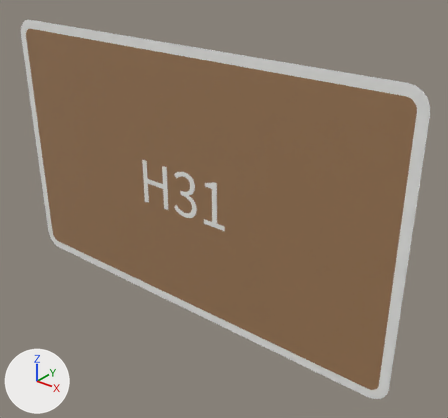
Before and after pictures for a commit that changed the glTF model panneaux/20_H_tourisme_culture/H31.glb.
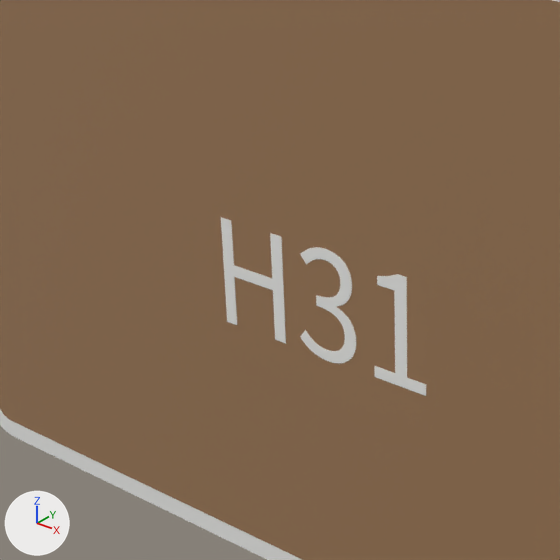
There are two pictures of each version: one whole from a camera (50 mm lens) standing at (0.814, -0.876, 0.532) and looking at (0.081, 0.041, -0.036), one close up on the part from 12% to 62% of the width and 17% to 71% of the height. The lights are fixed; the arrows at lower left show +X, +Y and +Z. The older version's two pictures come first. Where no turn or scale is listed for an object, it has been applied to the vertices. Vertices at exactly the same position are counted once.

Names of what the first close-up shows: 'H31_cadre00', 'H31_fond01', 'H31_txt02'.
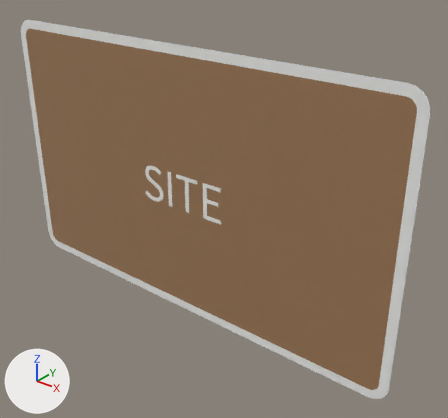
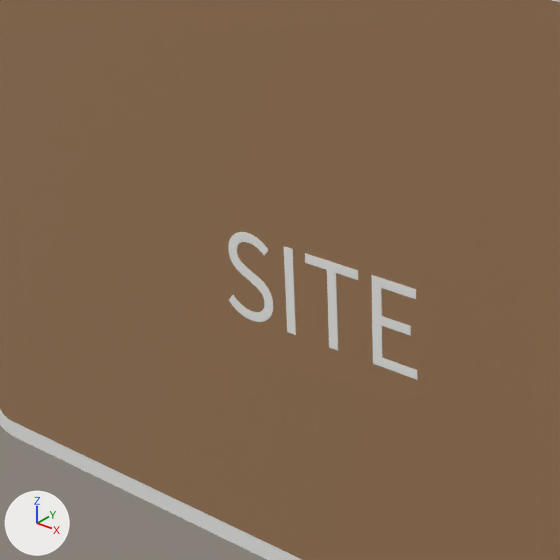
The change, as a list of edits to the scene's bpy script:
```text
Change me_t_1685:
    used by ob_h31_txt02; location = (0.0, -0.0023, 0.0)
    remove me_t_1685.from_pydata(...)  # 364 vertices, 716 faces; spans x -0.112..0.117, y 0.0, z -0.061..0.042
    add me_t_1685.from_pydata(...)  # 344 vertices, 672 faces; spans x -0.108..0.107, y 0.0, z -0.049..0.034
    me_t_1685 part 1: a new loose piece, a box spanning x -0.03727..-0.02723, y -0.0002..0.0002, z -0.04759..0.03241, in mat_blanc_retro (white #f3f3f1)
    me_t_1685 part 2: the loose piece of 296 vertices spanning x -0.022..0.042, y 0.0, z -0.061..0.042 is rebuilt with 16 vertices and now spans x -0.013..0.046, y 0.0, z -0.048..0.032
    me_t_1685 part 3: the loose piece of 44 vertices spanning x 0.062..0.117, y 0.0, z -0.059..0.041 is rebuilt with 24 vertices and now spans x 0.06..0.107, y 0.0, z -0.048..0.032
    me_t_1685 part 4: 22 vertices removed from x -0.112..-0.04, y 0.0, z -0.059..0.041; 294 vertices added at x -0.108..-0.053, y 0.0, z -0.049..0.034
```

Changed parts and their boxes (x1, y1, x2, y2) in the close-ups (560 x 560 px):
'H31_txt02', reshaped (8% narrower, 17% shorter): before (221, 217, 426, 396); after (228, 232, 417, 380)
part 1 of me_t_1685, added: after (284, 246, 296, 335)
part 2 of me_t_1685, rebuilt (15% shorter): before (300, 247, 356, 363); after (305, 253, 358, 351)
part 3 of me_t_1685, rebuilt (11% narrower, 14% shorter): before (374, 274, 426, 396); after (371, 275, 417, 380)
part 4 of me_t_1685, reshaped: before (221, 217, 286, 344); after (228, 232, 273, 322)
